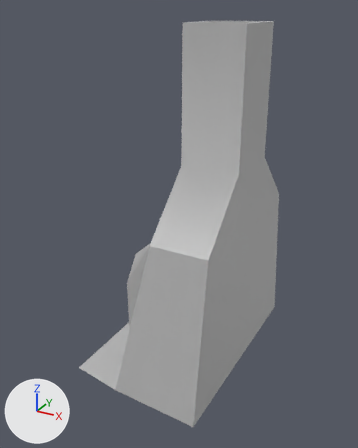
An edit to the FBX model NGJ15/Assets/3DObjects/environment/fireplace.fbx, drawn before and after from the same camera.
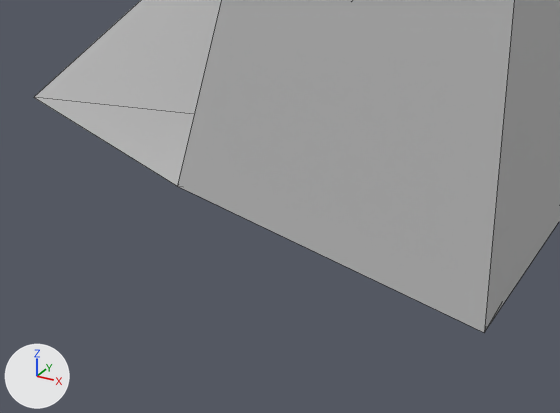
Old and new are each drawn whole from a 50 mm camera at (6.351, -3.694, 1.858) aimed at (4.37, -0.093, 0.057) and again close up on the part from 20% to 59% of the width and 77% to 100% of the height. The axes (+X, +Y, +Z) are drawn at lower left. The lights are the same throughout. The close-ups show mesh edges as thin lines. Where no turn or scale is listed for an object, it has been applied to the vertices. Vertices at the same position are counted once.

The first close-up shows 'fireplace'.
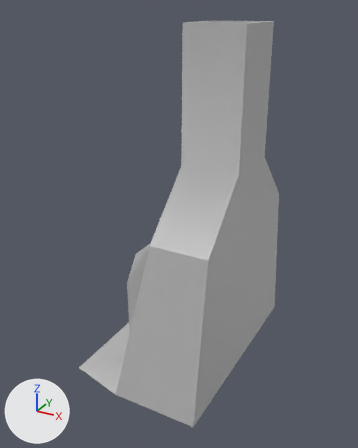
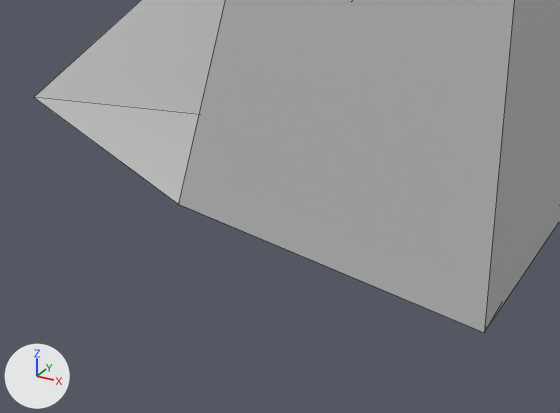
Pixel boxes [x1, y1, x2, y2] of what changed, in the close-ups (560 x 413 px):
part 1 of me_mesh, cut back
    both: [35, 0, 476, 329]

The change, as a list of edits to the scene's bpy script:
```text
Change me_mesh:
    where me_mesh.from_pydata(...)  # 41 vertices, 53 faces; spans x -1.02..0.25, y -1.0..1.0, z -1.5..1.5
    used by ob_fireplace; location = (4.75, 0.0, 0.25)
    verts and faces of me_mesh; kept vertices keep their numbers, new ones are numbered from 41
    before: 30 (-0.51, -1.0, -1.45) at pixel (177, 186), 31 (-0.51, -0.75, -1.45), 32 (0.18, -0.75, -1.45), 33 (0.18, 0.75, -1.45), 34 (0.25, -1.0, -1.5) at pixel (484, 332)
    before: 35 (-0.51, 1.0, -1.5), 36 (0.25, 1.0, -1.5), 37 (-0.51, 0.75, -1.5)
    me_mesh part 1
    add delete_faces([(35, 36, 37), (33, 37, 36), (30, 32, 34), (30, 31, 32)])
    add verts[30] = (-0.51, -1.0, -1.5)  # moved, pixel (178, 204)
```
